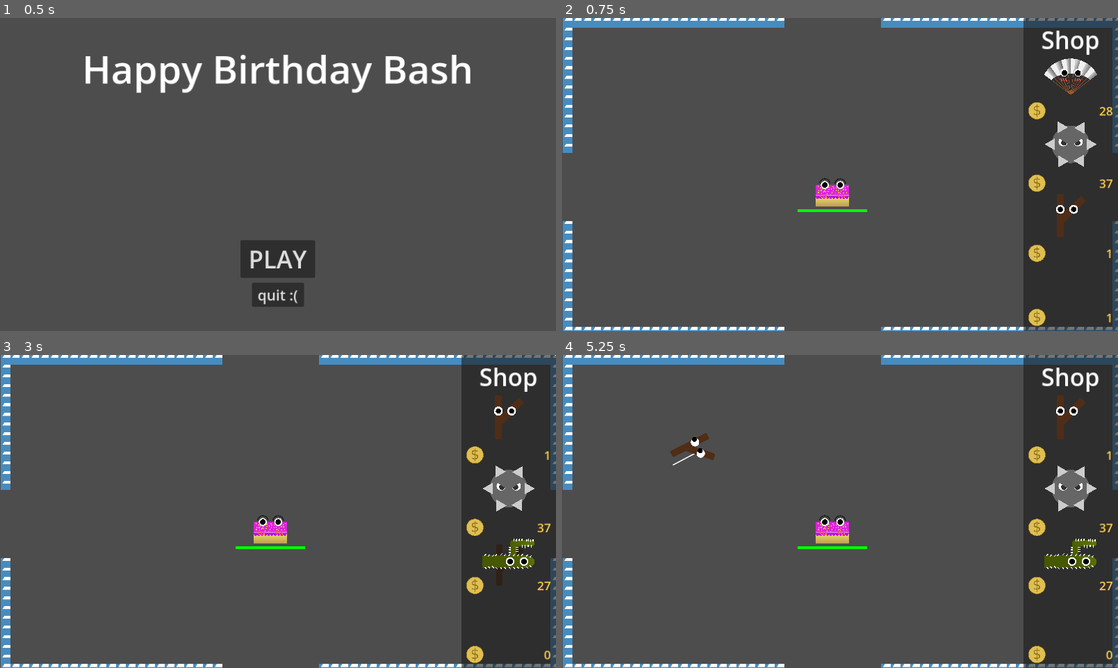
Above: before the commit, frames 1-4 (two rows, left to right).
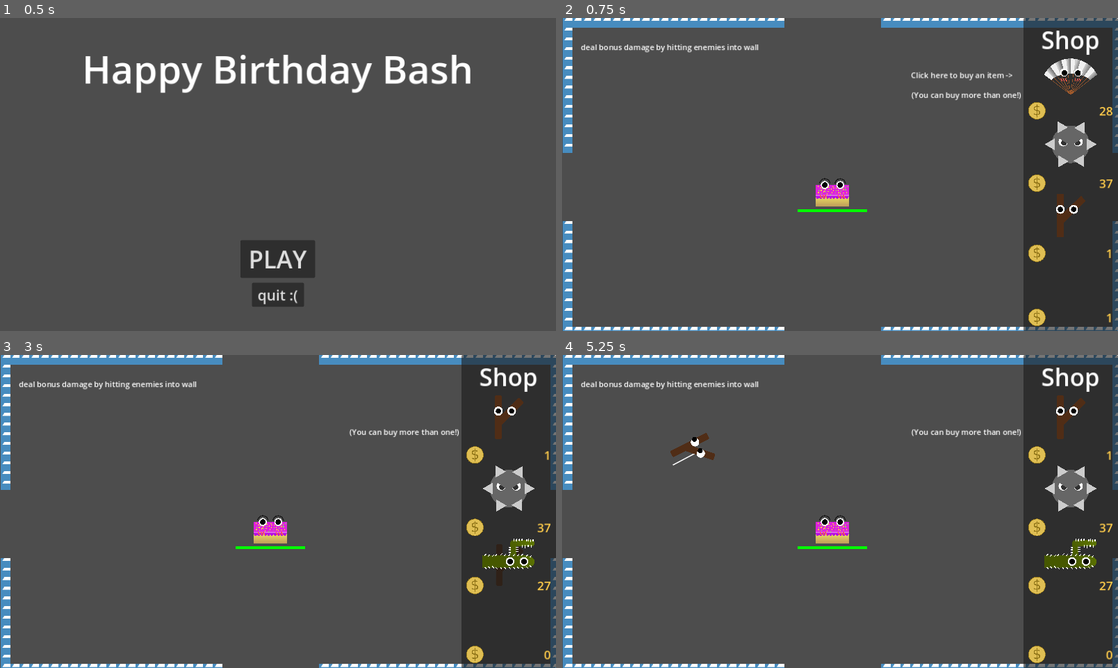
Above: after the commit, the same moments.

Repository: RainbowAsteroids/happy-birthday-bash
Game: Godot game, scene res://Menus/main_menu.tscn
Two runs of this game, one before a commit and one after it. Both use one fixed random seed, a clock stepped at 60 frames per second and the inputs below. The engine's default icon, where the game draws it, is replaced by a stand-in: a white triangle on a blue panel in a dark square.
Inputs (mouse positions are in pixels of both pictures, inside the frame that each line leads up to):
- Up to frame 1 (0.5 s): no input
- Up to frame 2 (0.75 s): click "PLAY" at 0.5 s
- Up to frame 3 (3 s): tap Enter (ui_accept) at 1.25, 1.52, 2, 2.27, 2.75 s; move the mouse to (505, 426) at 1.27 s; click (505, 426) at 1.42 s; move the mouse to (505, 492) at 2.02 s; click (505, 492) at 2.17 s; move the mouse to (505, 564) at 2.77 s; click (505, 564) at 2.92 s
- Up to frame 4 (5.25 s): tap Enter (ui_accept) at 3.5, 3.77, 4.25, 4.52, 5 s; move the mouse to (1067, 564) at 3.52 s; click (1067, 564) at 3.67 s; move the mouse to (1067, 564) at 4.27 s; click (1067, 564) at 4.42 s; move the mouse to (673, 464) at 5.02 s; click (673, 464) at 5.17 s

Frame 1 is identical in both runs. In frame 2, 0.7% of the frame differs, in the area x 3-83%, y 8-27%; in frame 3, 0.5%; in frame 4, 0.5%.

Commit message:
add basic tutorial; ref #14

Diff:
--- a/Enemy/enemy.gd
+++ b/Enemy/enemy.gd
@@ -1,4 +1,6 @@
 class_name Enemy extends RigidBody2D
+
+signal wall_damaged
 
 @export var damage := 3.0
 @export var health := 100.0
@@ -97,7 +99,13 @@
 	if node is CactusSpike:
 		spike_count += 1
 
+func _ready():
+	contact_monitor = true
+	max_contacts_reported = 10000 # arbitraily large
 
 func _on_body_entered(body:Node):
+	print("collision with ", body)
 	if body is TileMap:
+		print("wall damage")
+		wall_damaged.emit()
 		take_damage(linear_velocity.length() / 8.0)
--- a/Weapon/Weapon.gd
+++ b/Weapon/Weapon.gd
@@ -17,7 +17,7 @@
 var audio_player: AudioStreamPlayer
 var danger := false
 
-@export var danger_ratio := 0.4
+@export var danger_ratio := 0
 
 func _screen_exited(indicator: VisibleOnScreenNotifier2D):
 	await get_tree().create_timer(1.).timeout
@@ -45,7 +45,8 @@
 func _on_enemy_hit(_enemy: Enemy):
 	#print("hai")
 	if danger:
-		audio_player.pitch_scale = .5
+		pass
+		#audio_player.pitch_scale = .5
 	audio_player.play()
 
 func set_moving(value: bool):
--- /dev/null
+++ b/World/Tutorial/DoubleShopLabel.gd
@@ -0,0 +1,18 @@
+extends Label
+
+var weapon_count = 2
+
+func _on_node_added(node: Node):
+	if node is Weapon:
+		weapon_count -= 1
+
+		if weapon_count <= 0:
+			queue_free()
+
+func _on_node_removed(node: Node):
+	if node is Weapon:
+		weapon_count += 1
+
+func _ready():
+	get_tree().node_added.connect(_on_node_added)
+	get_tree().node_removed.connect(_on_node_removed)
--- /dev/null
+++ b/World/Tutorial/ShopLabel.gd
@@ -0,0 +1,8 @@
+extends Label
+
+func _on_node_added(node: Node):
+	if node is Weapon:
+		queue_free()
+
+func _ready():
+	get_tree().node_added.connect(_on_node_added)
--- /dev/null
+++ b/World/WallDamageLabel.gd
@@ -0,0 +1,11 @@
+extends Label
+
+func _on_wall_damaged():
+	queue_free()
+
+func _on_node_added(node: Node):
+	if node is Enemy:
+		node.wall_damaged.connect(_on_wall_damaged)
+
+func _ready():
+	get_tree().node_added.connect(_on_node_added)
--- a/World/world.tscn
+++ b/World/world.tscn
@@ -24,7 +24,10 @@
 [ext_resource type="Texture2D" uid="uid://dyi7mg01ym2xy" path="res://Shop/stick-shop.png" id="19_0unke"]
 [ext_resource type="PackedScene" uid="uid://dix336iqjmom1" path="res://Weapon/SugarCookie/sugar_cookie.tscn" id="20_8b6td"]
 [ext_resource type="Texture2D" uid="uid://6oavfwyw4r2x" path="res://Shop/sugar-cookie-shop.png" id="22_dlr8k"]
+[ext_resource type="Script" path="res://World/Tutorial/DoubleShopLabel.gd" id="25_5rcr5"]
 [ext_resource type="Script" path="res://World/PauseMenu.gd" id="25_f0wu7"]
+[ext_resource type="Script" path="res://World/WallDamageLabel.gd" id="26_4fsws"]
+[ext_resource type="Script" path="res://World/Tutorial/ShopLabel.gd" id="26_4v6nw"]
 [ext_resource type="Script" path="res://World/Label2.gd" id="26_oucol"]
 [ext_resource type="Script" path="res://Menus/QuitButton.gd" id="27_a6fr4"]
 
@@ -413,6 +416,33 @@
 position = Vector2(558, 691)
 enemy_parent = NodePath("../../../Enemies")
 
+[node name="CanvasLayer2" type="CanvasLayer" parent="."]
+layer = -10
+
+[node name="DoubleShopLabel" type="Label" parent="CanvasLayer2"]
+offset_left = 724.0
+offset_top = 148.0
+offset_right = 935.0
+offset_bottom = 174.0
+text = "(You can buy more than one!)"
+script = ExtResource("25_5rcr5")
+
+[node name="WallDamageLabel" type="Label" parent="CanvasLayer2"]
+offset_left = 39.0
+offset_top = 49.0
+offset_right = 415.0
+offset_bottom = 75.0
+text = "deal bonus damage by hitting enemies into wall"
+script = ExtResource("26_4fsws")
+
+[node name="ShopLabel" type="Label" parent="CanvasLayer2"]
+offset_left = 723.0
+offset_top = 107.0
+offset_right = 934.0
+offset_bottom = 133.0
+text = "Click here to buy an item ->"
+script = ExtResource("26_4v6nw")
+
 [node name="PauseMenu" type="CanvasLayer" parent="."]
 process_mode = 2
 
Not shown: 1 places in World/world.tscn that only renumber resources
